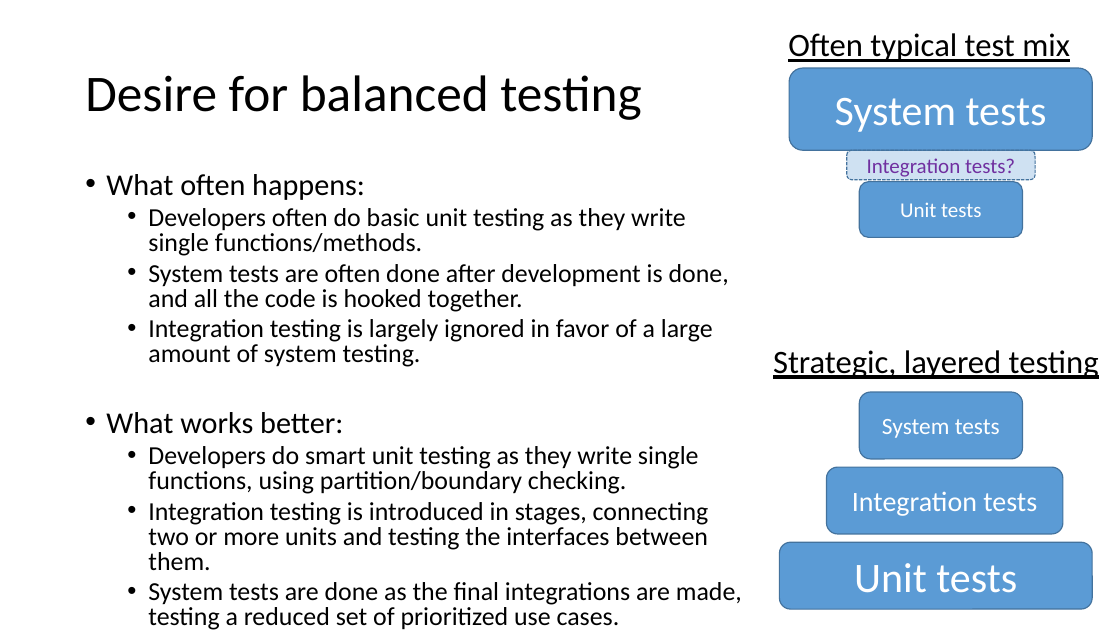
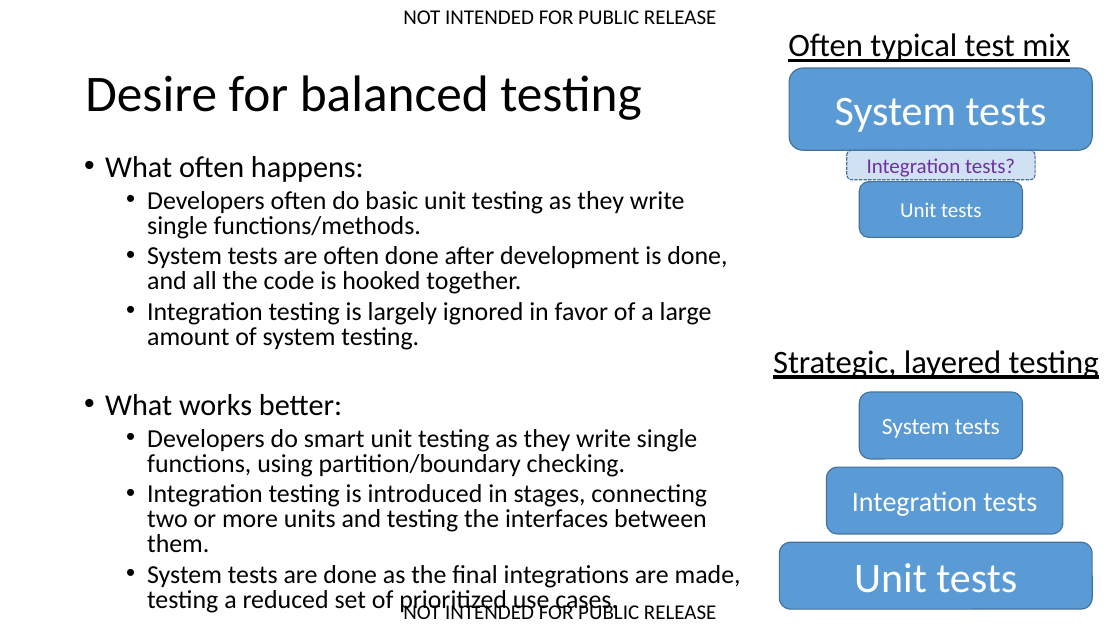
Before and after one commit to bcorfman/grading, a slide deck: slide 4 of doc/A balanced approach to testing (WinBlast CapTeam version).pptx (slide 2 before the commit). Drawn at 1120x630 pixels with LibreOffice and Linux fonts; fonts in the diff are those of the drawing. Boxes give left, top, right and bottom in pixels: in the first picture for what was removed or moved away, otherwise in the second. Text is boxed around its words. In the diff, an @@ line names an element or a change of style, - is before the commit and + after.

```diff
--- a/doc/A balanced approach to testing (WinBlast CapTeam version).pptx
+++ b/doc/A balanced approach to testing (WinBlast CapTeam version).pptx
@@ text added at <box>403,10,716,24</box>, 18 pt, text #000000 @@
+NOT INTENDED FOR PUBLIC RELEASE
@@ text "What often happens:" rewrapped from <box>106,174,742,626</box> to <box>105,156,741,588</box> @@
@@ text added at <box>403,602,716,619</box>, 18 pt, text #000000 @@
+NOT INTENDED FOR PUBLIC RELEASE
```
Also in this commit, not shown: 16 other slides changed, 3 slides added, 1 other file.
